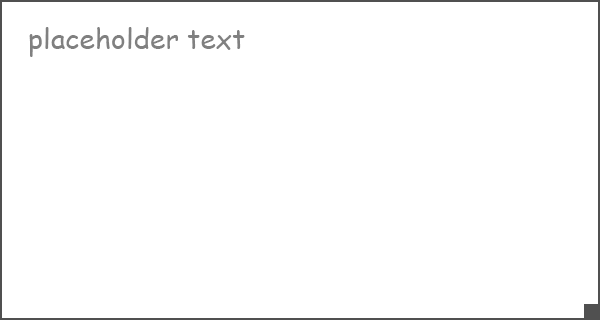
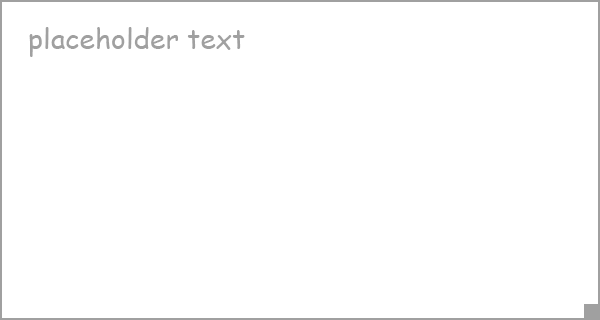
The second (600, 320) image is a revision of the first. Changes to its layers:
painted on "Rectangle 1" over (x1=584, y1=304, x2=598, y2=318)
painted on "placeholder text" over (x1=29, y1=27, x2=245, y2=57)
painted on "Rounded Rectangle 1" over (x1=0, y1=0, x2=600, y2=320)
